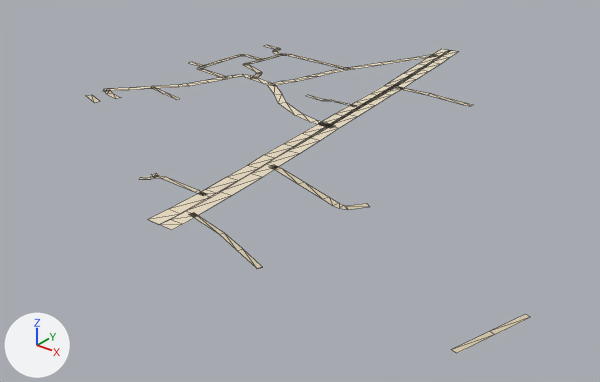
An edit to the glTF model public/assets/bengaluru-region-v1/tiles/t42_-34-l0.glb, drawn before and after from the same camera.
Before and after are seen from a camera (50 mm lens) standing at (21646.0, -17335.0, 273.0) and looking at (21223.0, -16806.0, -55.0). The lights are fixed; the arrows at lower left show +X, +Y and +Z. The first picture is the older version. Mesh edges are drawn as thin lines.

The scene before the commit, as lines of its bpy script (objects in view):
```python
me_ground = bpy.data.meshes.new('ground')
me_ground.from_pydata(...)  # 316 vertices, 274 faces; spans x -3.0..502.0, y -2.0..501.0, z 1.0
me_ground.materials.append(mat_ground)
# before: 246 (345.0, -2.0, 1.0) at pixel (256, 268), 247 (347.0, 2.0, 1.0) at pixel (262, 267), 248 (345.0, -2.0, 1.0) at pixel (256, 268)
ob_ground = bpy.data.objects.new('ground', me_ground)
ob_ground.location = (21000.0, -17000.0, 0.0)
```
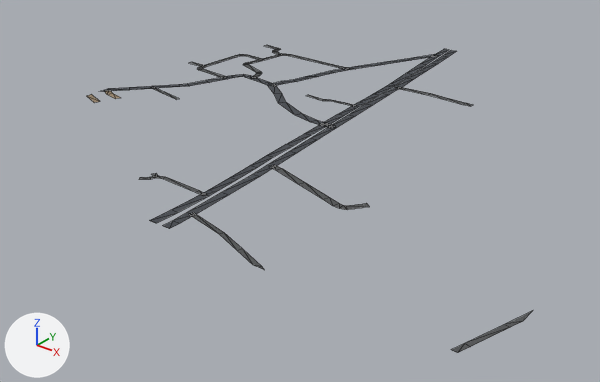
Changed parts and their boxes (x1, y1, x2, y2) in the pictures (600 x 382 px; the box of a moved part takes in the faces that stretch with it):
'ground', reshaped: before (87, 45, 531, 353); after (87, 45, 532, 353)
part 1 of me_ground, rebuilt: before (147, 124, 329, 225); after (149, 124, 328, 223)
part 2 of me_ground, rebuilt: before (331, 50, 459, 128); after (322, 49, 448, 125)
part 3 of me_ground, rebuilt: before (160, 127, 339, 230); after (163, 127, 336, 229)
part 4 of me_ground, rebuilt (7% taller): before (452, 314, 531, 353); after (452, 311, 532, 353)
part 5 of me_ground, moved or reshaped: before (320, 49, 451, 126); after (333, 50, 456, 128)
part 6 of me_ground, moved or reshaped: (87, 88, 129, 103) in both
part 7 of me_ground, moved or reshaped: (243, 63, 261, 73) in both
part 8 of me_ground, moved or reshaped: before (238, 249, 262, 268); after (238, 249, 264, 270)
part 9 of me_ground, recoloured: (93, 45, 473, 268) in both

Edits to the bpy script that builds the scene:
```text
Change me_ground:
    used by ob_ground; location = (21000.0, -17000.0, 0.0)
    verts and faces of me_ground; kept vertices keep their numbers, new ones are numbered from 316
    remove me_ground.from_pydata(...)  # 316 vertices, 274 faces; spans x -3.0..502.0, y -2.0..501.0, z 1.0
    add me_ground.from_pydata(...)  # 318 vertices, 276 faces; spans x 0.0..500.0, y 0.0..500.0, z 1.0
    me_ground part 1: the loose piece of 22 vertices spanning x 223.0..253.0, y 0.0..223.0, z 1.0 is rebuilt with 22 vertices and now spans x 225.0..251.0, y 0.0..223.0, z 1.0
    me_ground part 2: the loose piece of 20 vertices spanning x 198.0..244.0, y 221.0..501.0, z 1.0 is rebuilt with 24 vertices and now spans x 191.0..232.0, y 222.0..500.0, z 1.0
    me_ground part 3: the loose piece of 18 vertices spanning x 232.0..266.0, y 0.0..223.0, z 1.0 is rebuilt with 18 vertices and now spans x 235.0..264.0, y 0.0..223.0, z 1.0
    me_ground part 4: the loose piece of 6 vertices spanning x 482.0..502.0, y -1.0..56.0, z 1.0 is rebuilt with 8 vertices and now spans x 481.0..500.0, y 0.0..63.0, z 1.0
    me_ground part 5
    21 vertices are removed from x 188.0..234.0, y 222.0..499.0, z 1.0
    22 faces are deleted
    2 vertices move from x 188.0..200.0, y 499.0..501.0, z 1.0 to x 204.0..207.0, y 475.0..500.0, z 1.0
    10 vertices are added at x 208.0..237.0, y 222.0..445.0, z 1.0
    7 new vertices lie (7.0, 1.0, 0.0) away from vertices in x 188.0..235.0, y 222.0..499.0, z 1.0
    18 new faces join them
    me_ground part 6
    3 vertices are removed from x -3.0..-1.0, y 138.0..165.0, z 1.0
    5 faces are deleted
    2 vertices move from x 1.0..3.0, y 144.0..157.0, z 1.0 to x 0.0, y 138.0..153.0, z 1.0
    3 vertices are added at (0.0, 166.0, 1.0), (0.0, 164.0, 1.0), (0.0, 144.0, 1.0)
    5 new faces join them
    me_ground part 7
    2 vertices are removed from x 55.0..56.0, y 314.0..315.0, z 1.0
    7 faces are deleted
    1 vertex moves within x 55.0, y 315.0, z 1.0
    2 vertices are added at (56.0, 313.0, 1.0), (55.0, 314.0, 1.0)
    7 new faces join them
    me_ground part 8
    add verts[247] = (350.0, 0.0, 1.0)  # moved, pixel (264, 270)
    add verts[246] = (345.0, 0.0, 1.0)  # moved, pixel (259, 267)
    add verts[248] = (340.0, 0.0, 1.0)  # moved, pixel (253, 265)
    me_ground part 9: 183 kept faces spanning x 0.0..352.0, y 0.0..500.0, z 1.0 get new vertex colours; the middle colour goes from beige #d7c9ae to dark grey #535556
```
